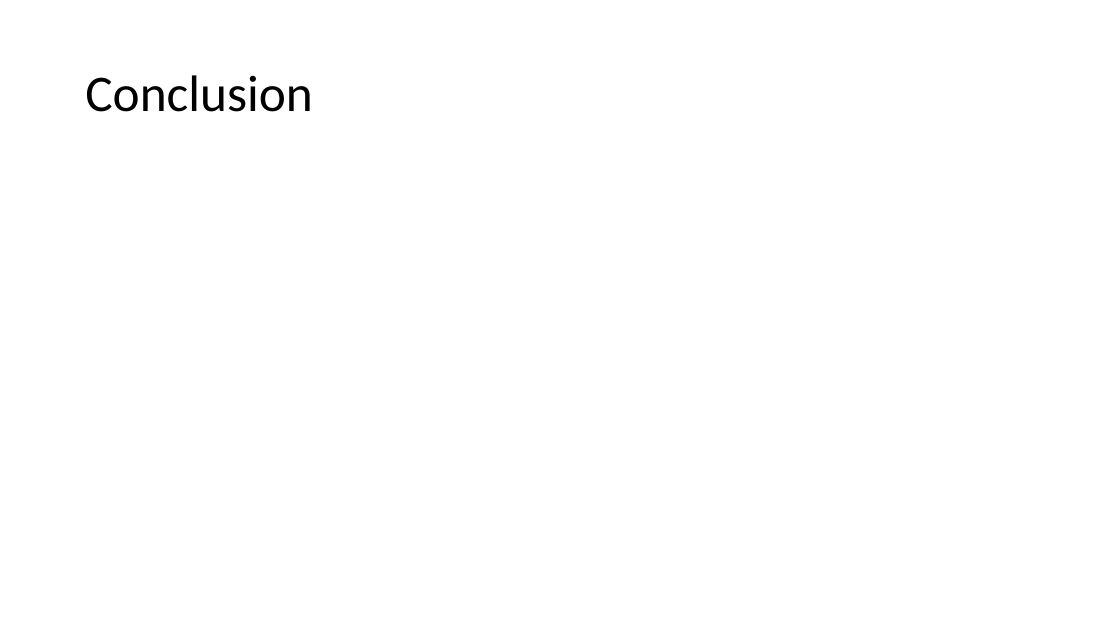
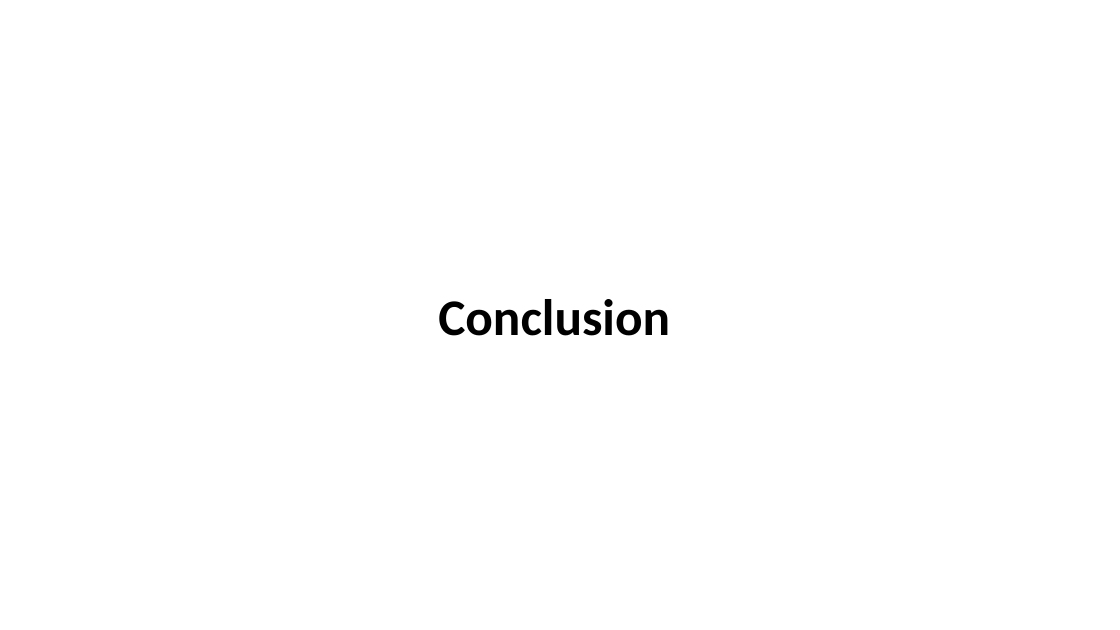
Before and after one commit to FCI-E-campus/fci-e-campus-docs, a slide deck: slide 47 of Mid-year document & presentation/FCI-CU-GP-Midyear-Presentation.pptx (slide 24 before the commit). Drawn at 1120x630 pixels with LibreOffice and Linux fonts; fonts in the diff are those of the drawing. Boxes give left, top, right and bottom in pixels: in the first picture for what was removed or moved away, otherwise in the second. Text is boxed around its words. In the diff, an @@ line names an element or a change of style, - is before the commit and + after.

```diff
--- a/Mid-year document & presentation/FCI-CU-GP-Midyear-Presentation.pptx
+++ b/Mid-year document & presentation/FCI-CU-GP-Midyear-Presentation.pptx
@@ title "Conclusion": place and size @@
-title "Conclusion" at (85, 75, 313, 112)
+title "Conclusion" at (438, 299, 670, 336)
@@ title "Conclusion" at (438, 299, 670, 336): bold on; alignment left to centre @@
```
Also in this commit, not shown: 9 other slides changed, 23 slides added, 2 other files.
